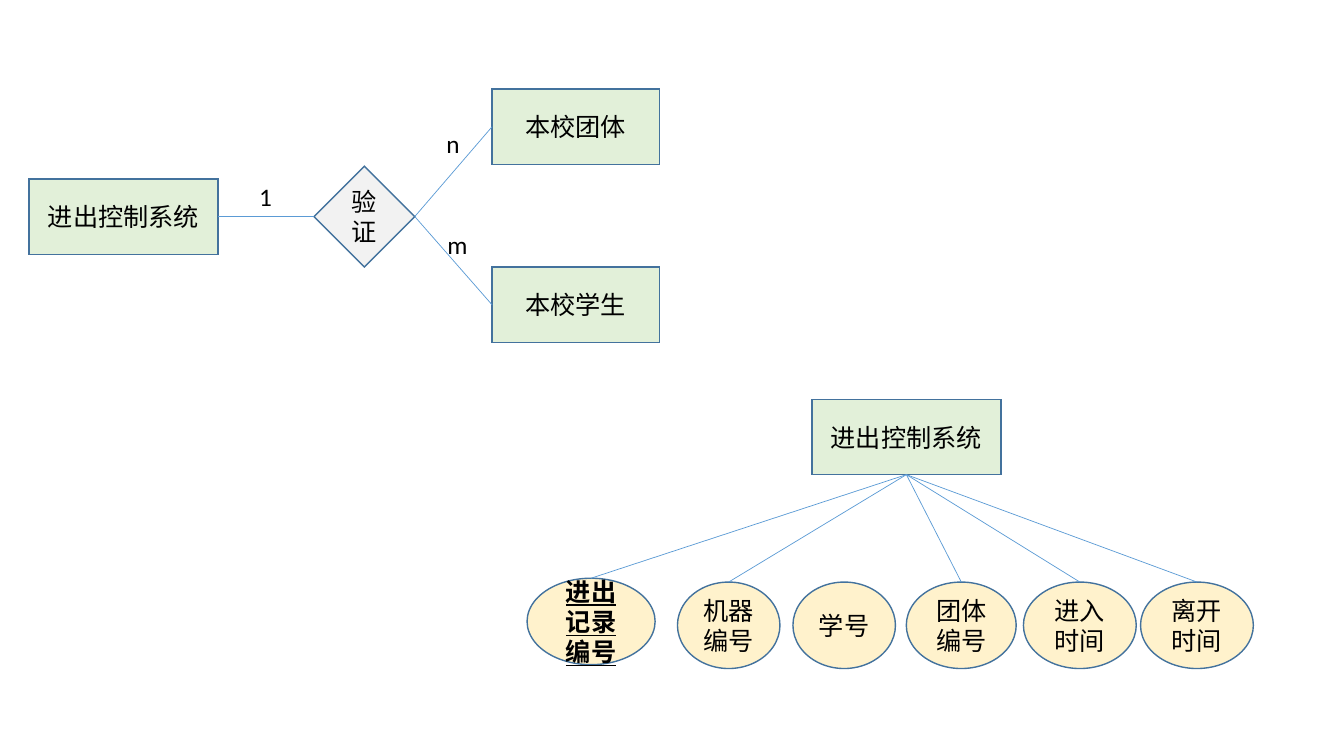
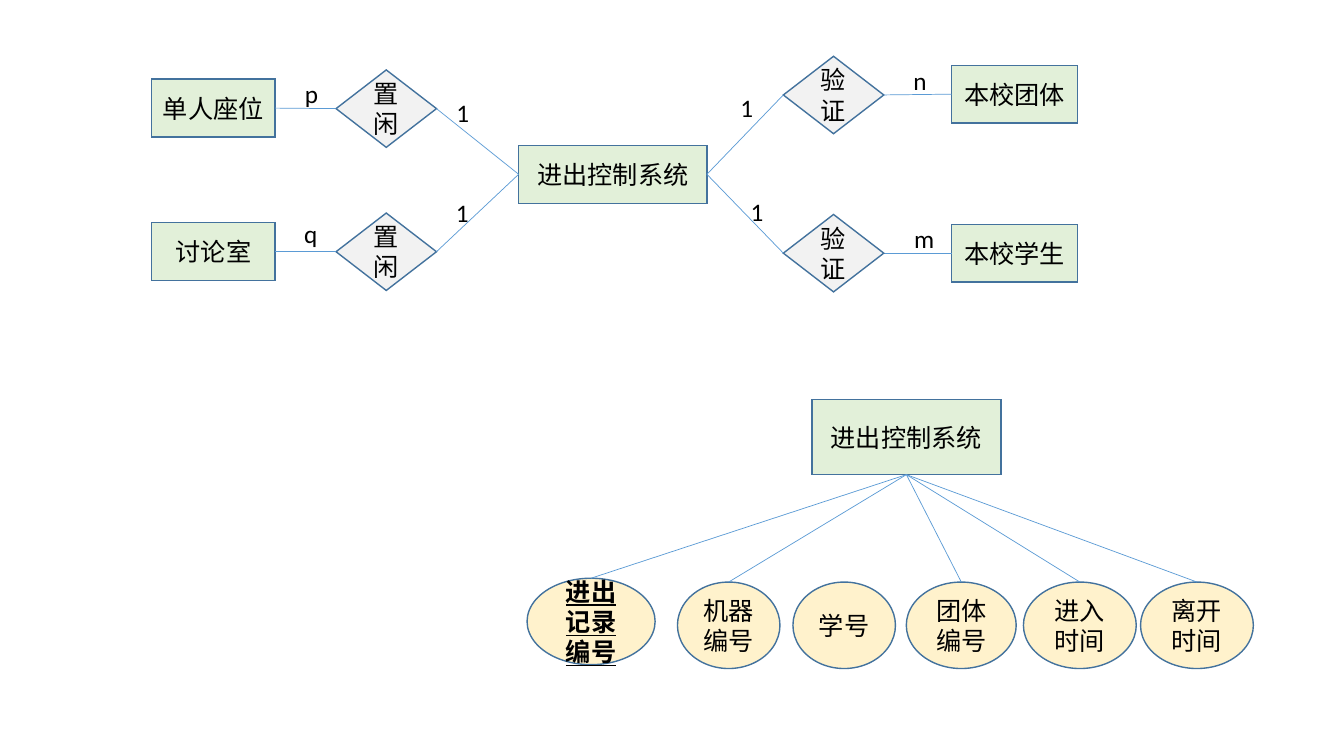
Before and after one commit to huangqiuyu/Database_BUAA, a slide deck: slide 10 of ours/E-R图初稿.pptx. Drawn at 1344x756 pixels with LibreOffice and Linux fonts; fonts in the diff are those of the drawing. Boxes give left, top, right and bottom in pixels: in the first picture for what was removed or moved away, otherwise in the second. Text is boxed around its words. In the diff, an @@ line names an element or a change of style, - is before the commit and + after.

```diff
--- a/ours/E-R图初稿.pptx
+++ b/ours/E-R图初稿.pptx
@@ diamond "验证": place and size @@
-diamond "验证" at (315,166,415,267)
+diamond "验证" at (783,56,884,134)
@@ rectangle added at (151,80,275,137), fill #E2F0D9, outline #43739E 1 pt, 18 pt, text #000000 @@
+单人座位
@@ diamond added at (336,70,437,147), fill #F2F2F2, outline #43739E 1 pt, 18 pt, text #000000 @@
+置闲
@@ text "1": place and size @@
-text "1" at (259,189,272,206)
+text "1" at (740,100,753,117)
@@ text "n" rewrapped from (446,140,459,153) to (913,77,926,95) @@
@@ rectangle "本校团体": place and size @@
-rectangle "本校团体" at (492,89,659,164)
+rectangle "本校团体" at (952,66,1078,123)
@@ line added from (336, 109) to (275, 108), #5B9BD5 0.5 pt @@
@@ text added at (305,90,318,109), 18 pt, text #000000 @@
+p
@@ line added from (437, 109) to (519, 174), #5B9BD5 0.5 pt @@
@@ text added at (456,105,469,129), 18 pt, text #000000 @@
+1
@@ line moved from (218, 217) - (315, 217) to (707, 174) - (783, 95) @@
@@ line added from (884, 95) to (952, 94), #5B9BD5 0.5 pt @@
@@ rectangle "进出控制系统": place and size @@
-rectangle "进出控制系统" at (29,178,218,254)
+rectangle "进出控制系统" at (519,145,708,203)
@@ line moved from (415, 217) - (492, 127) to (437, 252) - (519, 174) @@
@@ line added from (707, 174) to (783, 253), #5B9BD5 0.5 pt @@
@@ text added at (456,205,469,229), 18 pt, text #000000 @@
+1
@@ text added at (751,204,764,227), 18 pt, text #000000 @@
+1
@@ rectangle added at (151,223,275,280), fill #E2F0D9, outline #43739E 1 pt, 18 pt, text #000000 @@
+讨论室
@@ text added at (304,230,317,247), 18 pt, text #000000 @@
+q
@@ diamond added at (336,213,437,290), fill #F2F2F2, outline #43739E 1 pt, 18 pt, text #000000 @@
+置闲
@@ diamond added at (783,215,884,292), fill #F2F2F2, outline #43739E 1 pt, 18 pt, text #000000 @@
+验证
@@ text "m": place and size @@
-text "m" at (447,241,467,261)
+text "m" at (914,235,934,254)
@@ rectangle "本校学生": place and size @@
-rectangle "本校学生" at (492,267,659,343)
+rectangle "本校学生" at (952,224,1078,281)
@@ line added from (336, 252) to (275, 252), #5B9BD5 0.5 pt @@
@@ line moved from (415, 217) - (492, 304) to (884, 253) - (952, 253) @@
```
Also in this commit, not shown: 1 other slide changed, 1 other file.
